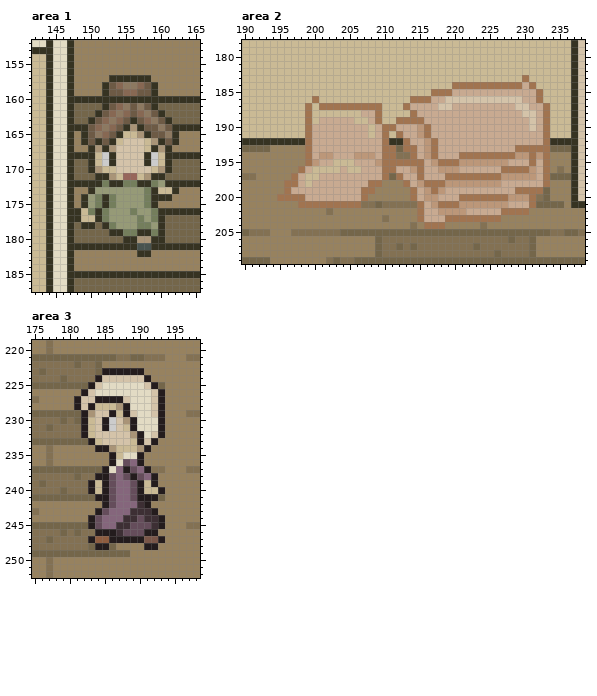
Two versions of one pixel-art file, assets/02_architecture/03_brewery/fullScene.aseprite. The picture above was drawn from the file before the commit.
480x270 pixels, 1 frame. Colours within 5 levels of each other are drawn and written as one. Shown: area 1: x 142..165, y 152..187; area 2: x 190..238, y 178..209; area 3: x 175..198, y 219..252. The commit also changed other parts of the picture, which this record leaves out.
The same view after the edit:
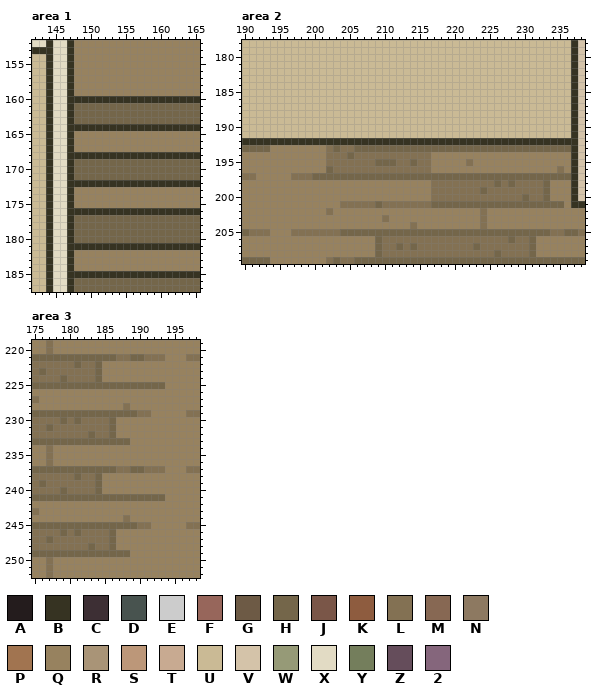
Palette (. is transparent): A #241c1d  B #363322  C #3d2f34  D #48534f  E #cccccc  F #97665b  G #6d5a45  H #74664a  J #7a5648  K #8e5c3f  L #837153  M #876853  N #8d7961  P #a17450  Q #97825f  R #a99477  S #bc9779  T #c8aa91  U #caba95  V #d4c3a9  W #969a77  X #e2dbc4  Y #747e5c  Z #654d5b  2 #85667c
What changed:
layer "sac" now hidden
layer "pile sac" now hidden
layer "truschels" now hidden
Changed rows in their new state; - is an unchanged pixel.
Area 1:
first column x 148:
157 -----QQQQQQ----
158 ----QQQQQQQQ---
159 ----QQQQQQQQ---
161 ----HHHHHHHH---
162 ---HHHHHHHHHH--
163 --HHHHHHHHHHHH-
164 --BBBBB-B-BBBB-
165 -QQQQQQQQQQQQQQ
166 -QQQQQQQQQQQQQQ
167 --QQQQQQQQQQQQ-
168 ---BB-BBBB-BB--
169 --HHHHHHHHHHHH-
170 --HHHHHHHHHHHH-
171 ---HHHHHHHHHH--
172 ----B--BB--BB--
173 --QQQQQQQQQQQQQ
174 -QQQQQQQQQQQQQ-
175 -QQQQQQQQQQQ---
176 -BB-BBBBBBBB---
177 HHHHHHHHHHHHH--
178 -HH-HHHHHHHHH--
179 -----HHHHHHHH--
180 -------HHHHHH--
181 ---------BB----
182 ---------QQ----
Area 2:
first column x 195:
183 -----------------------------------U---
184 -------------------------UUUUUUUUUUUU--
185 ----------------------UUUUUUUUUUUUUUUU-
186 -----U-------------UUUUUUUUUUUUUUUUUUU-
187 ----U-UUUUUUUUU---UUUUUUUUUUUUUUUUUUUUU
188 ----U-------UUU----UUUUUUUUUUUUUUUUUUUU
189 ----U-UUUUU--UU--UUUUUUUUUUUUUUUUUUUUUU
190 ----UUUUUUUUU-UUUUUUUUUUUUUUUUUUUUUUUUU
191 ----UUUUUUUUU-UU-UUUUUUUUUUUUUUUUUUUUUU
192 ----BBBBBBBBBBBB--BBBBBBBBBBBBBBBBBBBBB
193 ----QQQLHLLHHHHHH-HHHHHHHHHHHHHHHHHHHHH
194 ----QQQLLLHLLLLLL--LLLQQQQQQQQQQQQQQQQQ
195 ----QQQLLLLLLLHHHLLHLLQQQQQLQQQQQQQQQQQ
196 ---QQQQHLLLLLLLLLLLLLLQQQQQQQQQQQQQQQQQ
197 --LLLHHHHHHHHHHH-HHHHHHHHHHHHHHHHHHHHHH
198 -QQQQQQQQQQQQQQ---QQQQLLLLLLLLLHLHLLLLH
199 -QQQQQQQQQQQQQ-----QQQLLLLLLLHLLLLLLLL-
200 QQQQQQQQQQQQQ------QQQLLLLLLLLLLLLLHL--
201 ---QQQQQQLLL--------LLHHHHHHHHHHHHHHH--
202 --------------------QQQQQQQQQLQQQQQQ---
203 --------------------QQQQQQQQQLQQ-------
204 ---------------------QQQ---------------
Area 3:
first column x 181:
223 ----QQQQQQ---
224 ---HQQQQQQQ--
225 --HHHHHHHHHH-
226 -QQQQQQQQQQQQ
227 QQQQQQQQQQQQQ
228 QQQQQQQLQQQQQ
229 -HHHHHHHHLLQQ
230 -LLLLHQQQQQQQ
231 -LLLLHQQQQQQQ
232 -LHLLHQQQQQQQ
233 --HHHHHHQQQQ-
234 ---QQQQQQQQ--
235 -----QQQQQ---
236 -----QQQQQ---
237 ----HHLLHHL--
238 ---HQQQQQQQQ-
239 --LHQQQQQQQQ-
240 --LHQQQQQQQQQ
241 ---HHHHHHHHH-
242 ----QQQQQQQ--
243 ---QQQQQQQQQ-
244 --QQQQQLQQQQQ
245 --HHHHHHHLLQQ
246 ---LLHQQQQQQ-
247 --LLLHQQQQQQQ
248 ---LL-----QQ-
